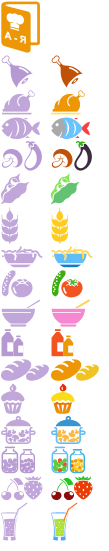
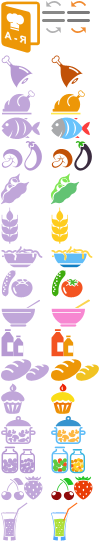
Two versions of the same layered image (w=109, h=551). Layer-by-layer changes:
added layer "= копия" above "=" over [67, 1, 90, 33]
added layer "=" above "Фигура 273 копия 2" over [42, 1, 65, 33]
